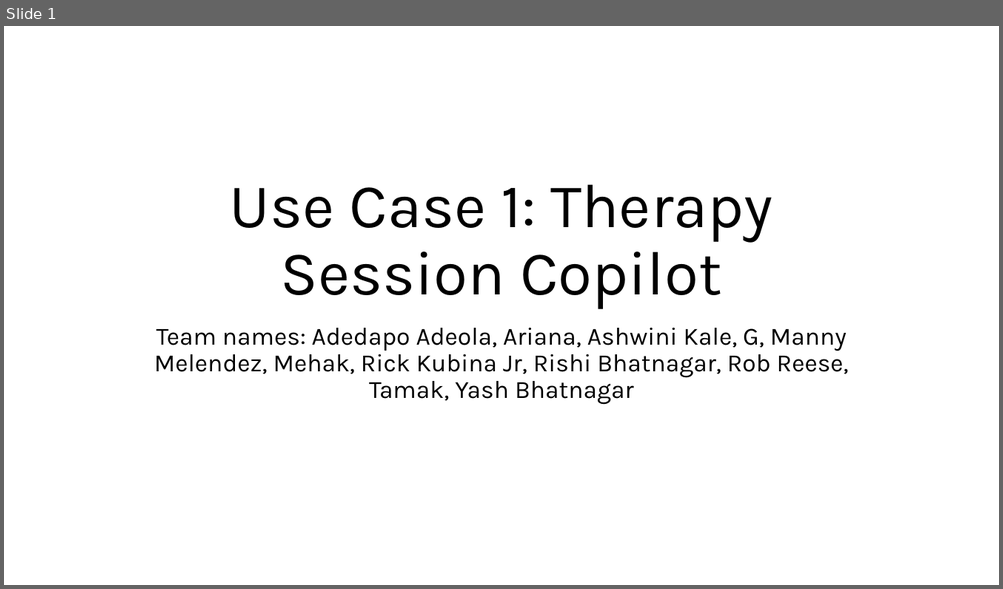
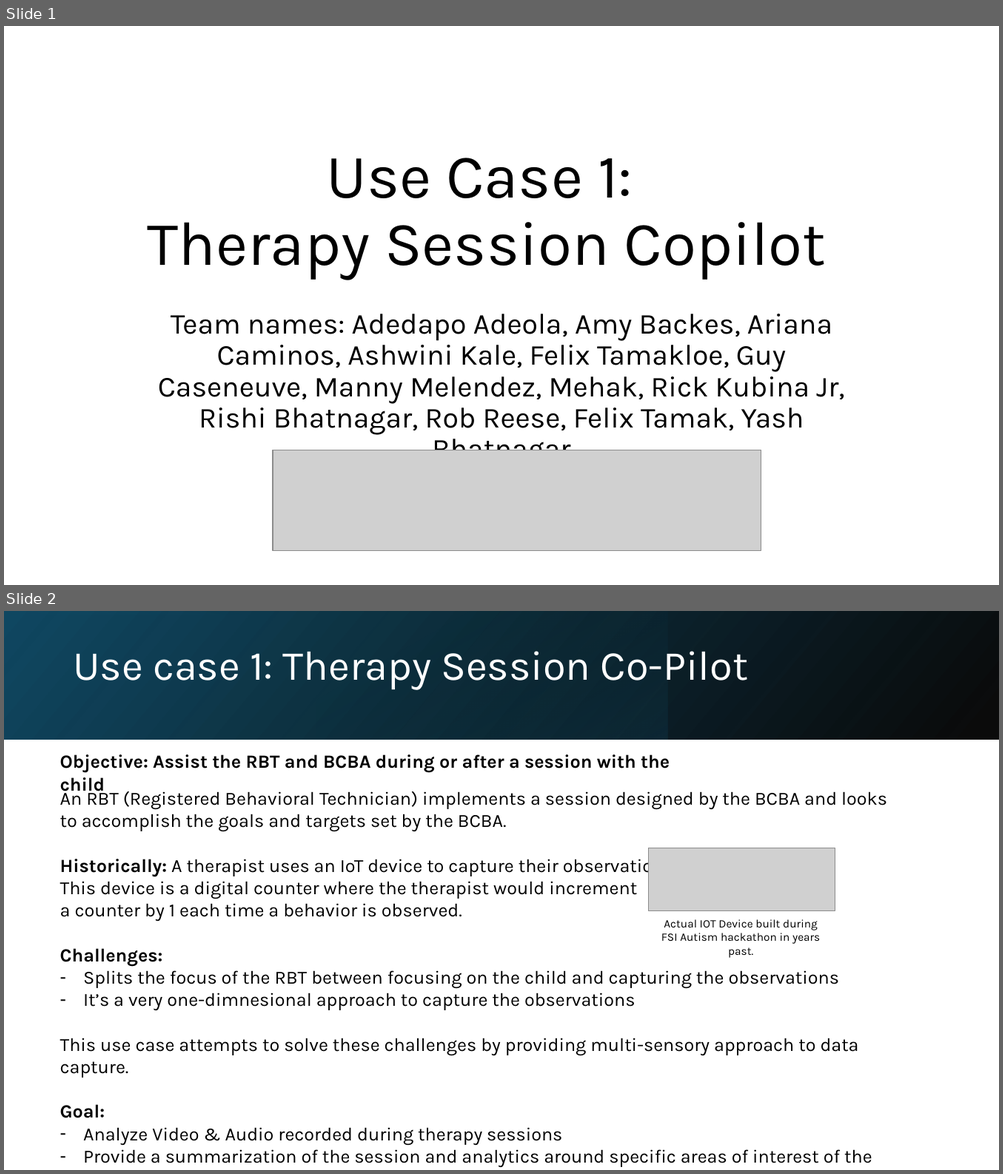
Before and after one commit to fsi-hack4autism/therapy-session-copilot, a slide deck: Use-Case-1-Presentation.pptx. Shown one above the other, each under a label of ours: slide 1 before the commit, slides 1 and 2 after it. The pictures are 1003x589 and 1003x1174 pixels, drawn with LibreOffice and Linux fonts; fonts in the diff are those of the drawing; grey boxes stand for pictures. Boxes give left, top, right and bottom in pixels: in the first picture for what was removed or moved away, otherwise in the second. Text is boxed around its words. In the diff, an @@ line names an element or a change of style, - is before the commit and + after.

```diff
--- a/Use-Case-1-Presentation.pptx
+++ b/Use-Case-1-Presentation.pptx
@@ slide 2 added at (4, 611, 999, 1170), background #FFFFFF @@
@@ rectangle added at (4, 611, 999, 739), fill gradient #000000 to #104862 @@
@@ rectangle added at (4, 612, 998, 740), fill gradient #156082 to #000000 @@
@@ rectangle added at (316, 611, 667, 739), fill gradient #156082 to #0B3041 @@
@@ title added at (73, 651, 748, 690), 40 pt, text #FFFFFF @@
+Use case 1: Therapy Session Co-Pilot
@@ text added at (60, 755, 669, 773), 18 pt, text #000000, bold @@
+Objective: Assist the RBT and BCBA during or after a session with the child
@@ text added at (60, 789, 887, 1164), 18 pt, text #000000 @@
+An RBT (Registered Behavioral Technician) implements a session designed by the BCBA and looks to accomplish the goals and targets set by the BCBA.
+Historically: A therapist uses an IoT device to capture their observations.
+This device is a digital counter where the therapist would increment
+a counter by 1 each time a behavior is observed.
+Challenges:
+– Splits the focus of the RBT between focusing on the child and capturing the observations
+– It’s a very one-dimnesional approach to capture the observations
+This use case attempts to solve these challenges by providing multi-sensory approach to data capture.
+Goal:
+– Analyze Video & Audio recorded during therapy sessions
+– Provide a summarization of the session and analytics around specific areas of interest of the patient
@@ picture added at (649, 849, 835, 911) @@
@@ text added at (661, 920, 819, 958), 11 pt, text #000000 @@
+Actual IOT Device built during FSI Autism hackathon in years past.
@@ slide 1 changed as well @@
@@ title "Use Case 1: Therapy Session ..." rewrapped from (230, 184, 772, 309) to (148, 158, 825, 280) @@
@@ subtitle at (158, 314, 844, 451): text changed; size 24 to 28 pt @@
-Team names: Adedapo Adeola, Ariana, Ashwini Kale, G, Manny Melendez, Mehak, Rick Kubina Jr, Rishi Bhatnagar, Rob Reese, Tamak, Yash Bhatnagar
+Team names: Adedapo Adeola, Amy Backes, Ariana Caminos, Ashwini Kale, Felix Tamakloe, Guy Caseneuve, Manny Melendez, Mehak, Rick Kubina Jr, Rishi Bhatnagar, Rob Reese, Felix Tamak, Yash Bhatnagar
@@ picture added at (273, 451, 761, 551) @@
```
Also in this commit, not shown: 2 other slides changed, 2 other slides added, 1 slide removed.
